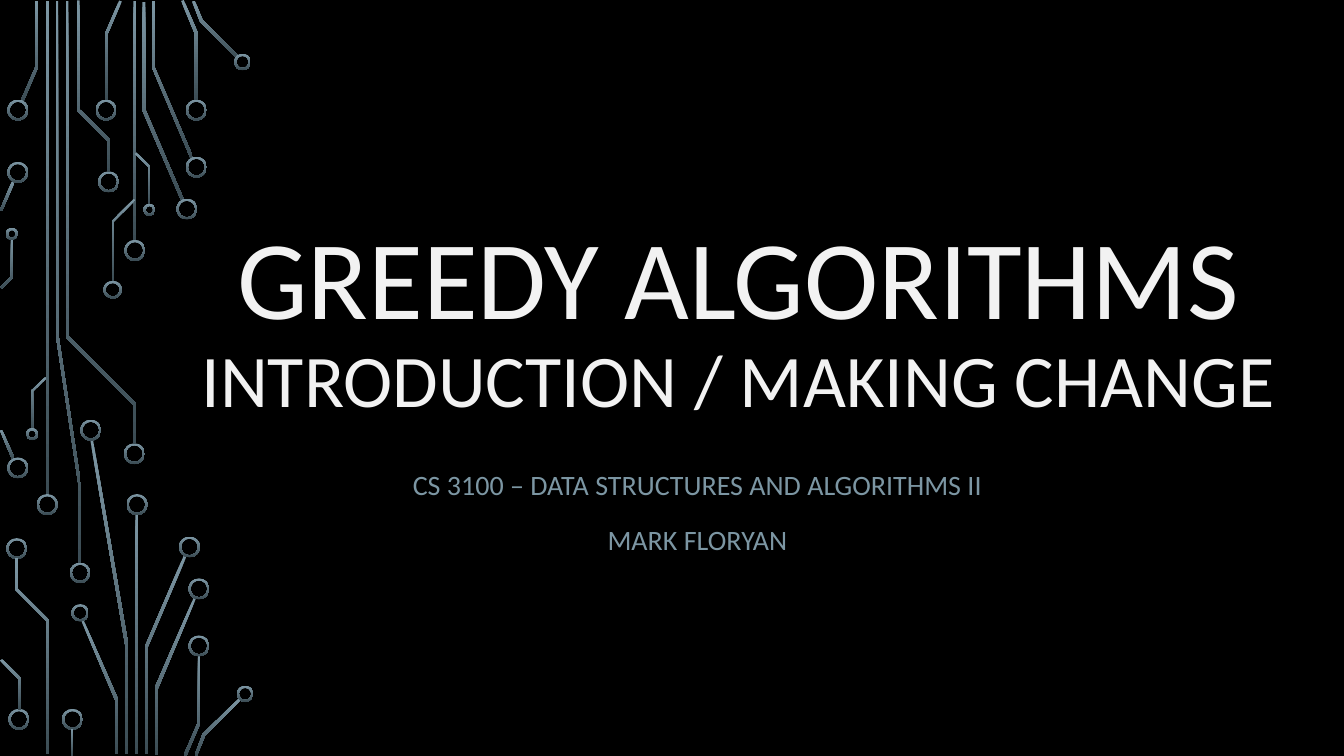
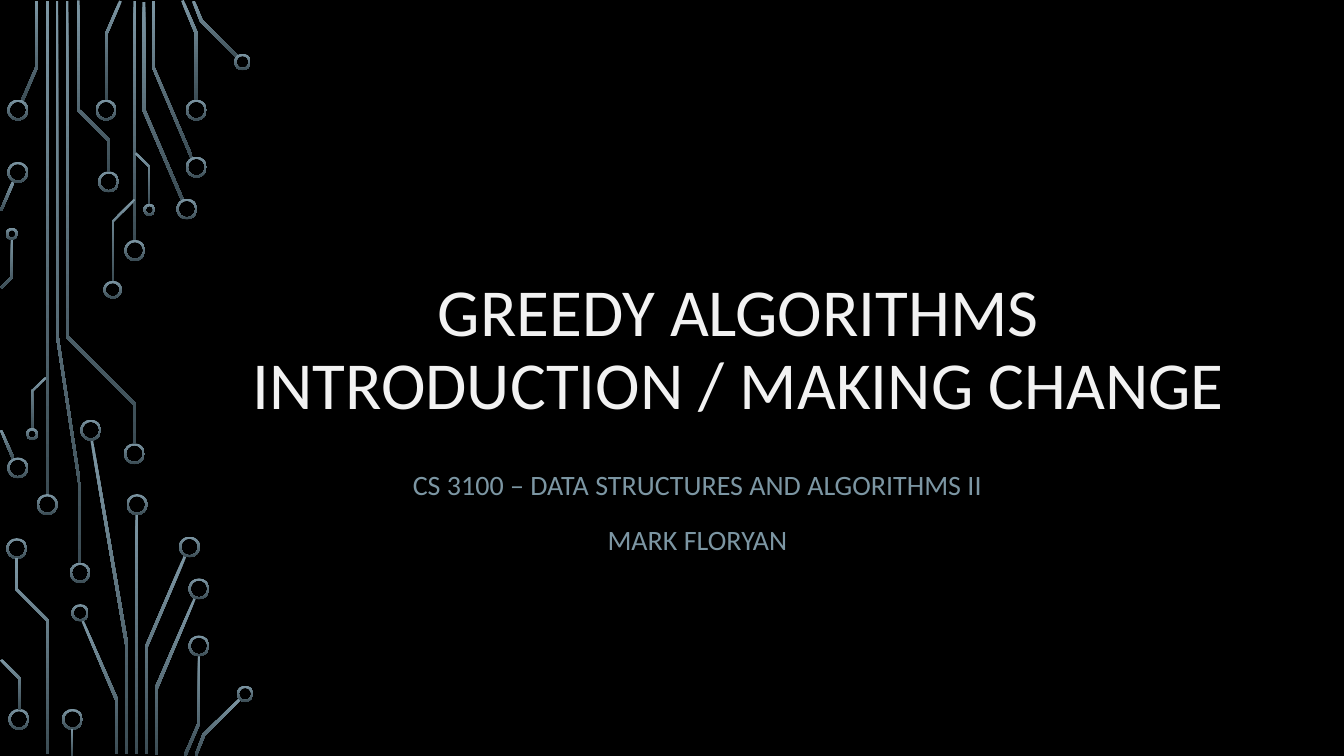
Before and after one commit to markfloryan/dsa2, a slide deck: slide 1 of slides/04-1-GreedyIntroChange.pptx. Drawn at 1344x756 pixels with LibreOffice and Linux fonts; fonts in the diff are those of the drawing; background and template pictures are left out. Boxes give left, top, right and bottom in pixels: in the first picture for what was removed or moved away, otherwise in the second. Text is boxed around its words. In the diff, an @@ line names an element or a change of style, - is before the commit and + after.

```diff
--- a/slides/04-1-GreedyIntroChange.pptx
+++ b/slides/04-1-GreedyIntroChange.pptx
@@ title "GREEDY ALGORITHMS INTRODUCTION / MAKING ..." at <box>252,292,1224,410</box>: size 80 to 48 pt in "GREEDY ALGORITHMS"; size 53 to 48 pt in "INTRODUCTION / MAKING CHANGE"; letter outline #000000 0.25 pt to none @@
```
Also in this commit, not shown: 3 other slides changed, 11 slides added, 6 slides removed, 13 other files.
